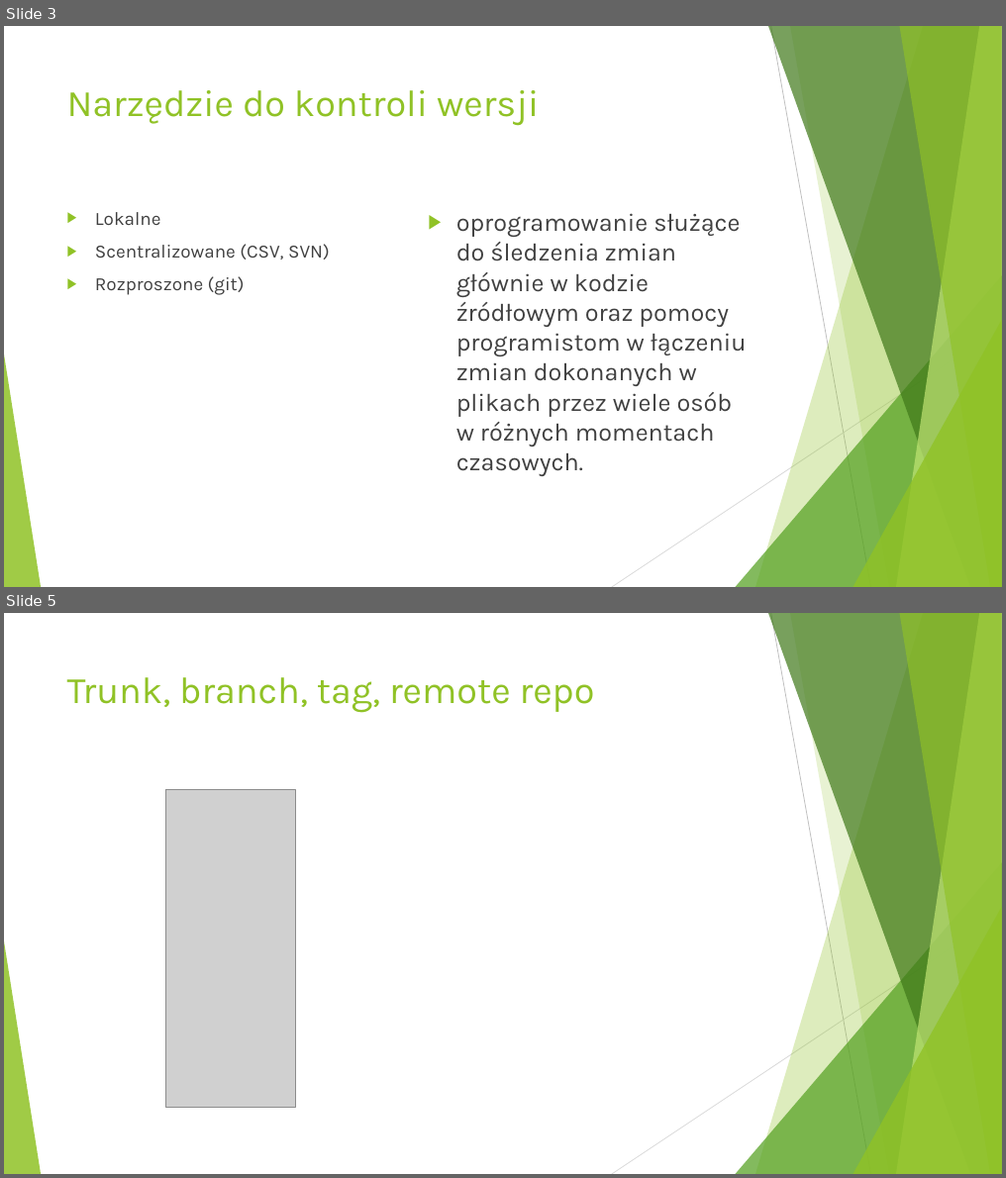
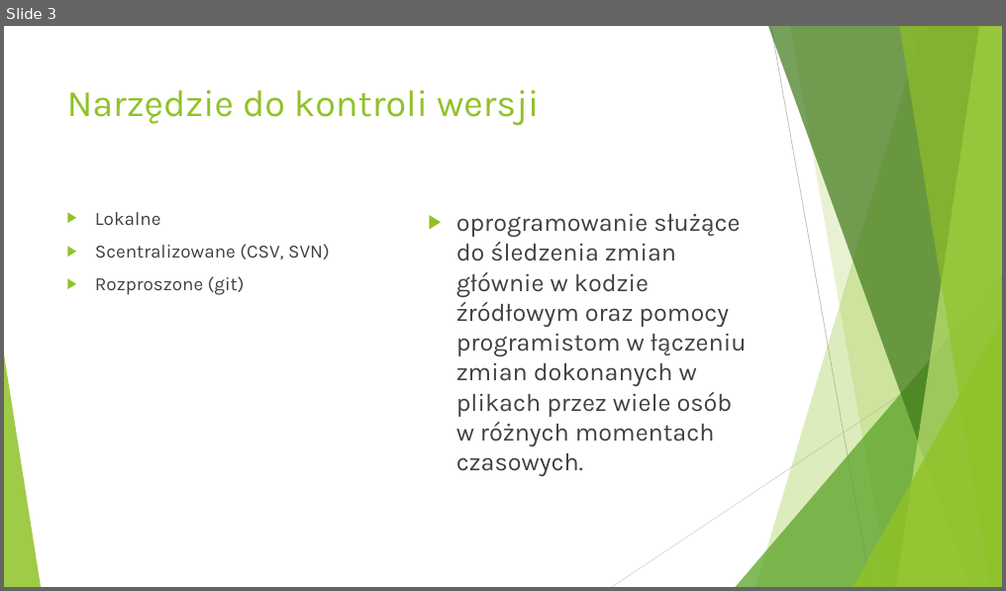
Before and after one commit to pawelsawicz/Presentations, a slide deck: SourceControl/slides.pptx. Shown one above the other, each under a label of ours: slides 3 and 5 before the commit, slide 3 after it; the slides between them are not shown. The pictures are 1006x1178 and 1006x591 pixels, drawn with LibreOffice and Linux fonts; fonts in the diff are those of the drawing; grey boxes stand for pictures. Boxes give left, top, right and bottom in pixels: in the first picture for what was removed or moved away, otherwise in the second. Text is boxed around its words. In the diff, an @@ line names an element or a change of style, - is before the commit and + after.

```diff
--- a/SourceControl/slides.pptx
+++ b/SourceControl/slides.pptx
@@ slide 5 removed at box(4, 613, 1002, 1174), background #FFFFFF; not listed: 10 template elements that a slide beside it also shows @@
@@ title removed at box(67, 677, 595, 713) @@
-Trunk, branch, tag, remote repo
@@ picture removed at box(165, 789, 295, 1107) @@
```
Also in this commit, not shown: 1 slide changed, 2 slides added, 1 other slide removed.
